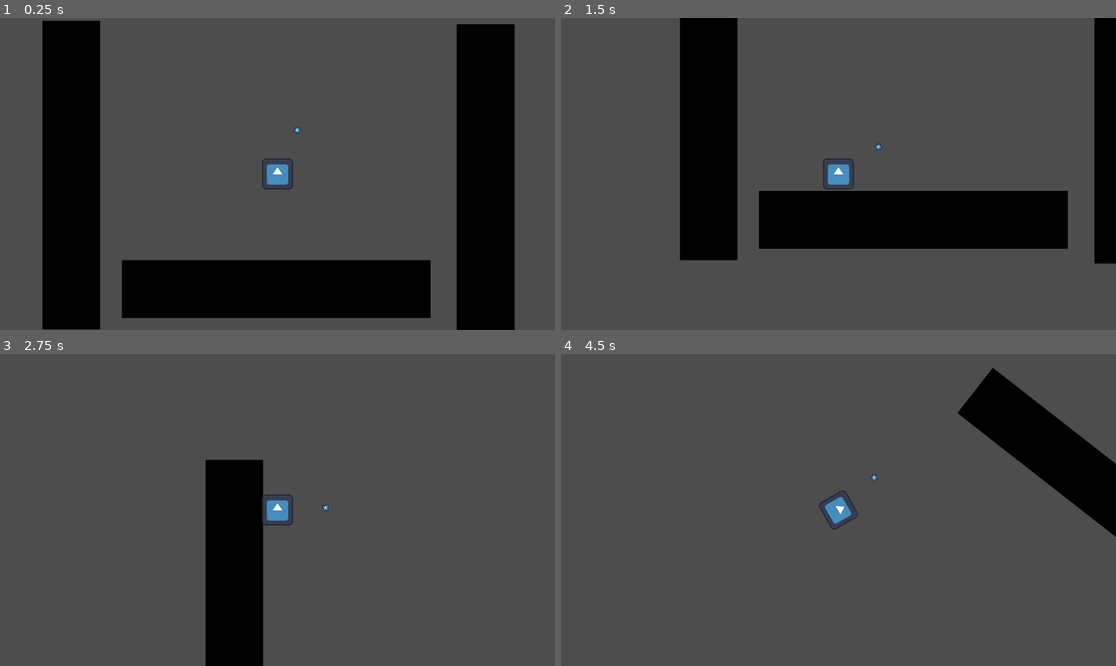
Above: before the commit, frames 1-4 (two rows, left to right).
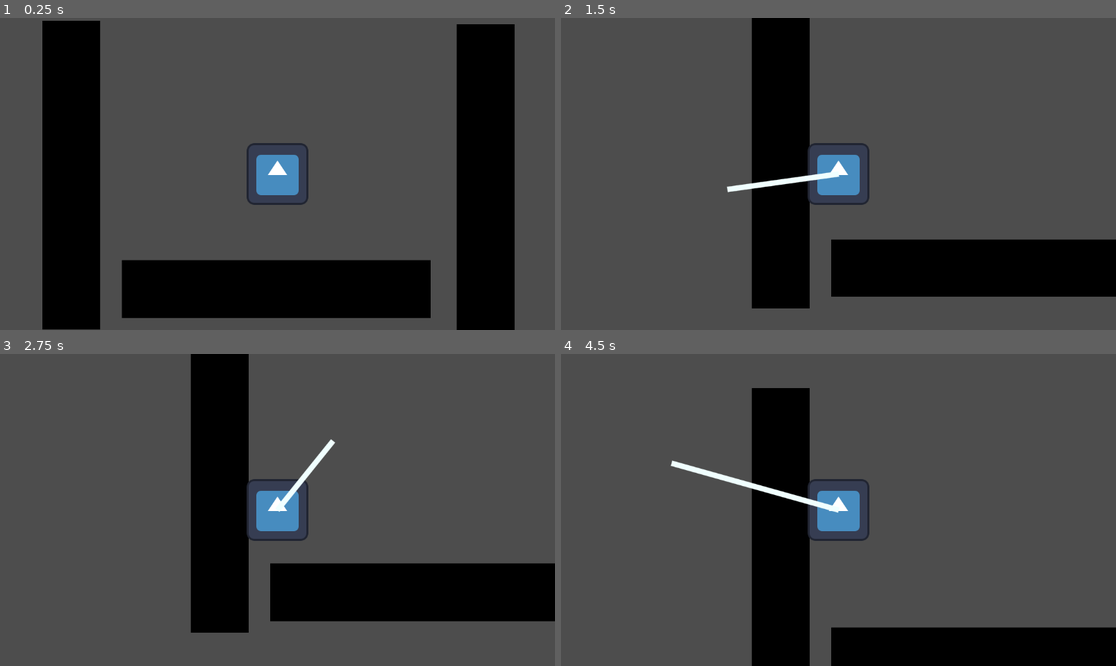
Above: after the commit, the same moments.

Repository: AnthonyDeSantiago/slime_escape
Game: Godot game, scene res://Scenes/level.tscn
Same seed, same stepped clock (60 frames per second), same inputs: the game is played once before the commit and once after it. The engine's default icon, where the game draws it, is replaced by a stand-in: a white triangle on a blue panel in a dark square.
Inputs (mouse positions are in pixels of both pictures, inside the frame that each line leads up to):
- Up to frame 1 (0.25 s): no input
- Up to frame 2 (1.5 s): tap Enter at 0.5 s; move the mouse to (960, 158) at 0.52 s; click (960, 158) at 0.6 s; click (960, 158) at 0.77 s; click (960, 158) at 1.07 s; move the mouse to (727, 189) at 1.27 s; click (727, 189) at 1.35 s
- Up to frame 3 (2.75 s): click (166, 525) at 1.52 s; click (166, 525) at 1.82 s; move the mouse to (333, 441) at 2.02 s; click (333, 441) at 2.1 s
- Up to frame 4 (4.5 s): move the mouse to (810, 572) at 2.77 s; click (810, 572) at 2.85 s; click (810, 572) at 3.02 s; click (810, 572) at 3.32 s; move the mouse to (1005, 556) at 3.52 s; click (1005, 556) at 3.6 s; click (1005, 556) at 3.77 s; click (1005, 556) at 4.07 s; move the mouse to (672, 463) at 4.27 s; click (672, 463) at 4.35 s

The runs differ from the first frame. In frame 1, 1.1% of the frame differs, in the area x 44-56%, y 34-60%; in frame 2, 35%, in the area x 21-100%, y 0-94%; in frame 3, 18%; in frame 4, 23%.

Commit message:
experimenting with raycasting

Diff:
--- a/Scenes/level.tscn
+++ b/Scenes/level.tscn
@@ -1,9 +1,12 @@
-[gd_scene load_steps=3 format=3 uid="uid://wefjfva66bka"]
+[gd_scene load_steps=5 format=3 uid="uid://wefjfva66bka"]
 
 [ext_resource type="PackedScene" uid="uid://bk52nbufeoc8h" path="res://Scenes/player.tscn" id="1_1ono0"]
+[ext_resource type="Script" path="res://Scripts/level.gd" id="1_s8ag2"]
 [ext_resource type="PackedScene" uid="uid://csty5ii6bk8gu" path="res://Scenes/obsticle.tscn" id="2_4pdkm"]
+[ext_resource type="PackedScene" uid="uid://dt20u7s3xyeda" path="res://Scenes/line_drawer.tscn" id="4_joj3n"]
 
 [node name="level" type="Node2D"]
+script = ExtResource("1_s8ag2")
 
 [node name="obsticle" parent="." instance=ExtResource("2_4pdkm")]
 position = Vector2(39, -711)
@@ -22,7 +25,8 @@
 rotation = 1.5708
 
 [node name="player" parent="." instance=ExtResource("1_1ono0")]
-scale = Vector2(0.5, 0.5)
 
 [node name="Camera2D" type="Camera2D" parent="player"]
 scale = Vector2(2, 2)
+
+[node name="line_drawer" parent="." instance=ExtResource("4_joj3n")]
--- /dev/null
+++ b/Scenes/line_drawer.tscn
@@ -0,0 +1,6 @@
+[gd_scene load_steps=2 format=3 uid="uid://dt20u7s3xyeda"]
+
+[ext_resource type="Script" path="res://line_drawer.gd" id="1_0jlk2"]
+
+[node name="line_drawer" type="Node2D"]
+script = ExtResource("1_0jlk2")
--- a/Scenes/player.tscn
+++ b/Scenes/player.tscn
@@ -17,6 +17,7 @@
 texture = ExtResource("1_qaayf")
 
 [node name="jump_vector" parent="." instance=ExtResource("2_sgsve")]
+visible = false
 
 [node name="CollisionShape2D" type="CollisionShape2D" parent="."]
 position = Vector2(-0.5, 0)
@@ -27,8 +28,4 @@
 [node name="CollisionShape2D" type="CollisionShape2D" parent="Area2D"]
 shape = SubResource("CircleShape2D_q70sk")
 
-[node name="Timer" type="Timer" parent="."]
-wait_time = 0.1
-
 [connection signal="area_entered" from="Area2D" to="." method="_on_area_2d_area_entered"]
-[connection signal="timeout" from="Timer" to="." method="_on_timer_timeout"]
--- /dev/null
+++ b/Scripts/level.gd
@@ -0,0 +1,34 @@
+extends Node2D
+
+@onready var player = $player
+@onready var line_drawer = $line_drawer
+
+var circle_pos: Vector2
+var new_position: Vector2
+
+func _draw():
+	if circle_pos:
+		draw_circle(circle_pos, 25, Color.GREEN)
+
+func _ready():
+	line_drawer.start = player.global_position
+	line_drawer.end = get_global_mouse_position()
+	line_drawer.queue_redraw()
+
+func _physics_process(delta):
+	line_drawer.start = player.global_position
+	line_drawer.end = get_global_mouse_position()
+	line_drawer.queue_redraw()
+
+	var space_state = get_world_2d().direct_space_state
+	var jump_vec = (get_global_mouse_position() - player.global_position).normalized() * 1000
+	var query = PhysicsRayQueryParameters2D.create(player.global_position, jump_vec)
+	var result = space_state.intersect_ray(query)
+
+	if Input.is_action_just_pressed("jump") and new_position:
+		player.global_position = new_position
+
+	if result:
+		circle_pos = result["position"]
+		new_position = result["position"]
+		queue_redraw()
--- a/Scripts/player.gd
+++ b/Scripts/player.gd
@@ -2,43 +2,29 @@
 class_name Player
 
 @onready var jump_vector_node: Jump_Vector = $jump_vector
-@onready var jump_timer: Timer = $Timer
 @onready var this_area: CollisionShape2D = $Area2D/CollisionShape2D
-
 const SPEED = 1000
 const JUMP_VELOCITY = -400.0
 const rotation_rate = .08
 
-var is_stuck = false
 var jump_vec
 var reverse = false
+var circle_pos: Vector2
+var new_position: Vector2
 
 func _physics_process(delta: float) -> void:
+	jump_vec = -(global_position - get_global_mouse_position()).normalized()
+
 	if reverse:
 		jump_vector_node.rotate(180/3.14 * rotation_rate * delta)
 	else:
 		jump_vector_node.rotate(-180/3.14 * rotation_rate * delta)
-	if Input.is_action_just_pressed("jump"):
 		#reverse = !reverse
-		is_stuck = false
-		jump_vec = jump_vector_node.calc_jump_vector()
-		velocity = jump_vec * SPEED
-		reparent(get_parent().get_parent())
-		jump_timer.start()
-		this_area.disabled = true
 
 	move_and_slide()
 
 
-func _on_area_2d_area_entered(area: Area2D) -> void:
-	velocity = Vector2(0, 0)
-	print("collided")
-	reparent(area.get_parent())
-	is_stuck = true
-	pass # Replace with function body.
-
 
 func _on_timer_timeout() -> void:
 	this_area.disabled = false
-	jump_timer.stop()
 	pass # Replace with function body.
--- /dev/null
+++ b/line_drawer.gd
@@ -0,0 +1,8 @@
+extends Node2D
+
+var start: Vector2
+var end: Vector2
+
+func _draw():
+	if start and end:
+		draw_line(start, end, Color.AZURE, 10, true)
